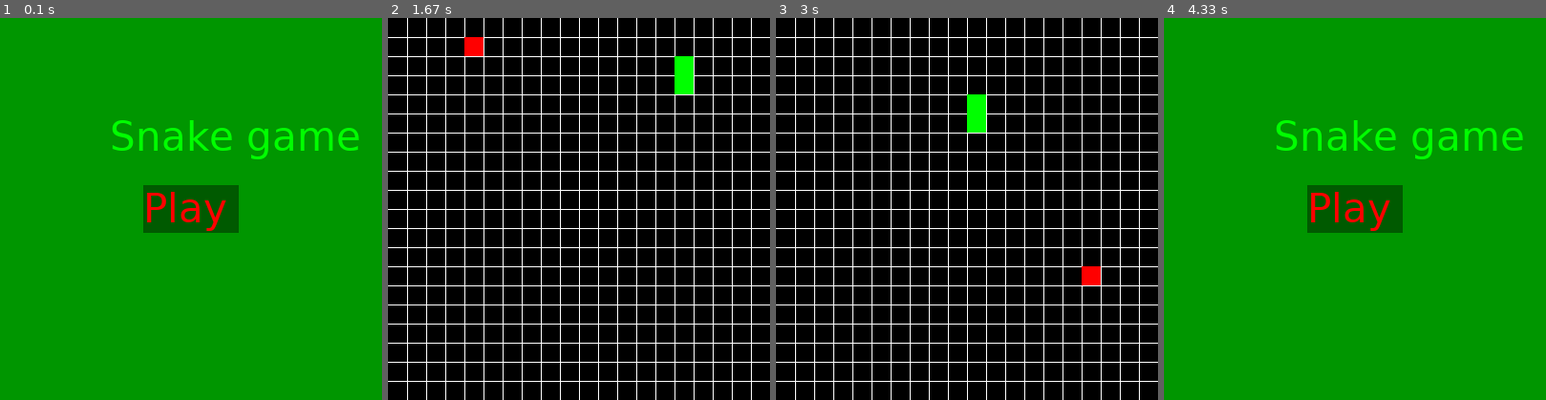
Above: before the commit, frames 1-4 (left to right).
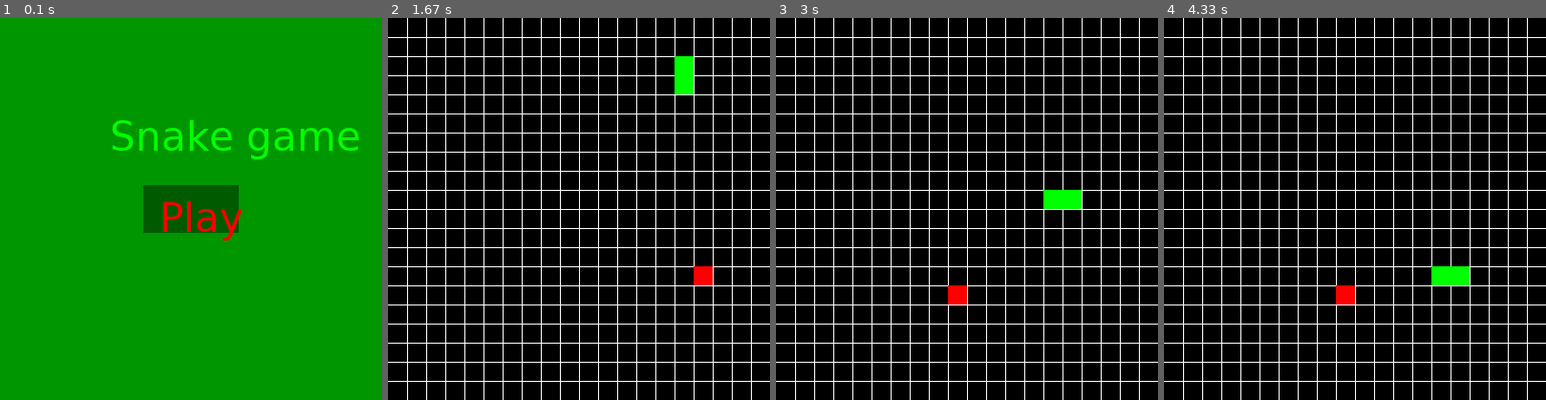
Above: after the commit, the same moments.

Repository: bogdns/bin_project
Game: pygame game, started from game.py
Two runs of this game, one before a commit and one after it. Both use one fixed random seed, a clock stepped at 60 frames per second and the inputs below.
Inputs (mouse positions are in pixels of both pictures, inside the frame that each line leads up to):
- Up to frame 1 (0.1 s): no input
- Up to frame 2 (1.67 s): press the mouse at (579, 209) at 0.37 s; move the mouse to (624, 205) at 0.47 s; release the mouse at (666, 201) at 0.6 s; hold Right 0.67-1.13 s; move the mouse to (563, 105) at 0.7 s; hold Up 1.17-1.47 s; tap Space at 1.5 s
- Up to frame 3 (3 s): hold Right 1.9-2.37 s; tap Space at 1.97 s; press the mouse at (967, 209) at 2.43 s; move the mouse to (909, 178) at 2.53 s; move the mouse to (852, 147) at 2.63 s; release the mouse at (852, 147) at 2.67 s
- Up to frame 4 (4.33 s): hold Down 3.4-3.77 s; tap Space at 3.47, 3.87 s; hold Left 3.8-4.27 s

The runs differ from the first frame. In frame 1, 1.0% of the frame differs, in the area x 38-64%, y 45-59%; in frame 2, 0.5%; in frame 3, 1.5%; in frame 4, 100%, in the area x 0-100%, y 0-100%.

Commit message:
add death window; play align center; score

Diff:
--- a/death.py
+++ b/death.py
@@ -1,6 +1,6 @@
 from setting import *
 import pygame as pg
-
+from food import *
 
 class Death:
     def __init__(self, pos, window, death):
@@ -8,12 +8,15 @@
         self.window = window
         self.font = pg.font.SysFont(*FONT_DEATH)
         self.death = death
+        self.food = Food(self.window)
 
     def field_check(self):
         head_x = self.pos[-1][0]
         head_y = self.pos[-1][1]
         if head_x > ROWS or head_x < 0 or head_y > ROWS or head_y < 0:
             self.window.fill(COLOR_GAME_OVER_BACK)
+            result_text = self.font.render("Your score {}".format(self.food.points), 1, (0, 0, 0), (COLOR_GAME_OVER))
+            self.window.blit(result_text, (50, 100))
             death_text = self.font.render("Game over", 1, COLOR_GAME_OVER)
             self.window.blit(death_text, (50, 50))
             self.death = True
--- a/food.py
+++ b/food.py
@@ -14,6 +14,7 @@
                 self.free_cells.add((i, j))
         self.calculate_pos([(ROWS // 2, ROWS // 2), (ROWS // 2, ROWS // 2 - 1)])
         self.ate = 0
+        self.points = 0
 
     def calculate_pos(self, snake_pos):
         """
@@ -40,5 +41,6 @@
         if snake_pos[-1] == self.cords:  # поедание еды
             self.calculate_pos(snake_pos)
             self.ate = 1
+            self.points += 1
         self.draw_food()
         # TODO
--- a/window.py
+++ b/window.py
@@ -57,11 +57,13 @@
             self.food.update(self.snake.pos)
             self.death = self.Death.field_check()  # checking snake death
             if self.death:
-                self.menu = True  # menu open
-                self.in_game = False  # game close
-                self.snake.spawn()
-                self.food.calculate_pos(self.snake.pos)
-                self.food.update(self.snake.pos)
+                key = pg.key.get_pressed()
+                if key[pg.K_SPACE]:
+                    self.menu = True  # menu open
+                    self.in_game = False  # game close
+                    self.snake.spawn()
+                    self.food.calculate_pos(self.snake.pos)
+                    self.food.update(self.snake.pos)
 
             for event in pg.event.get():
                 if event.type == pg.QUIT:
@@ -101,4 +103,4 @@
 
         pg.draw.rect(*configs_menu)
         self.window.blit(main_text, ((WIDTH - 170) // 2, HEIGHT // 4))
-        self.window.blit(play_text, ((WIDTH - 100) // 2, (HEIGHT - 50) // 2))
+        self.window.blit(play_text, ((WIDTH - 65) // 2, (HEIGHT - 30) // 2))
